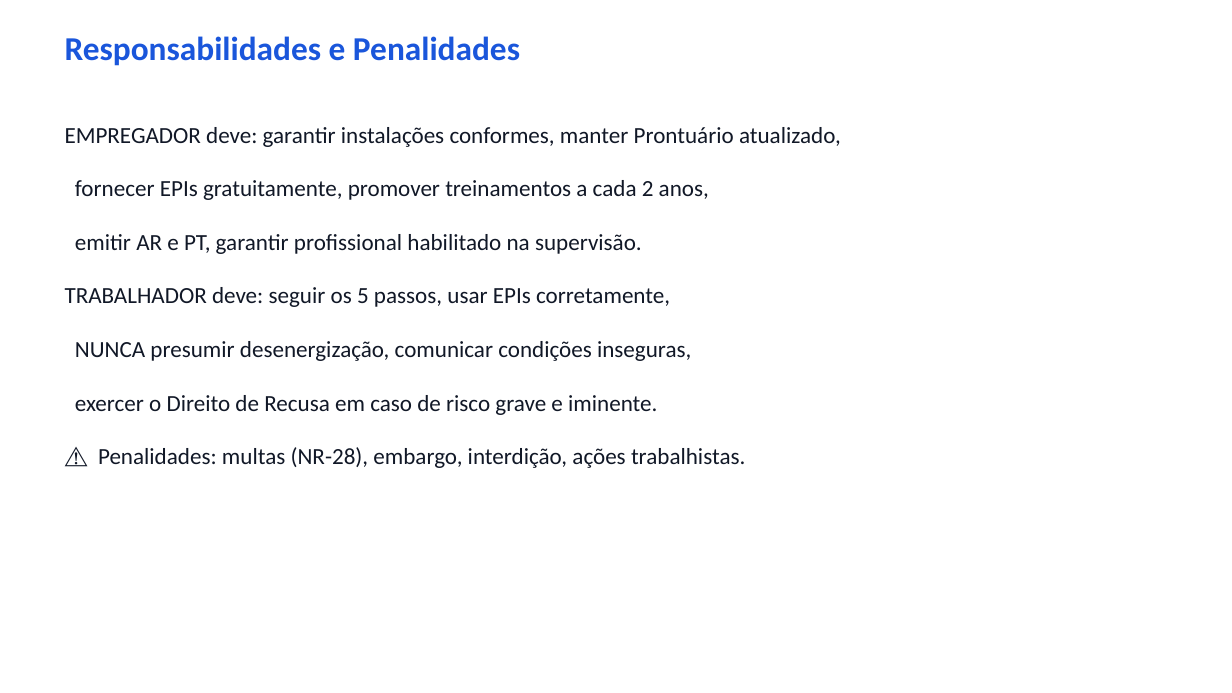
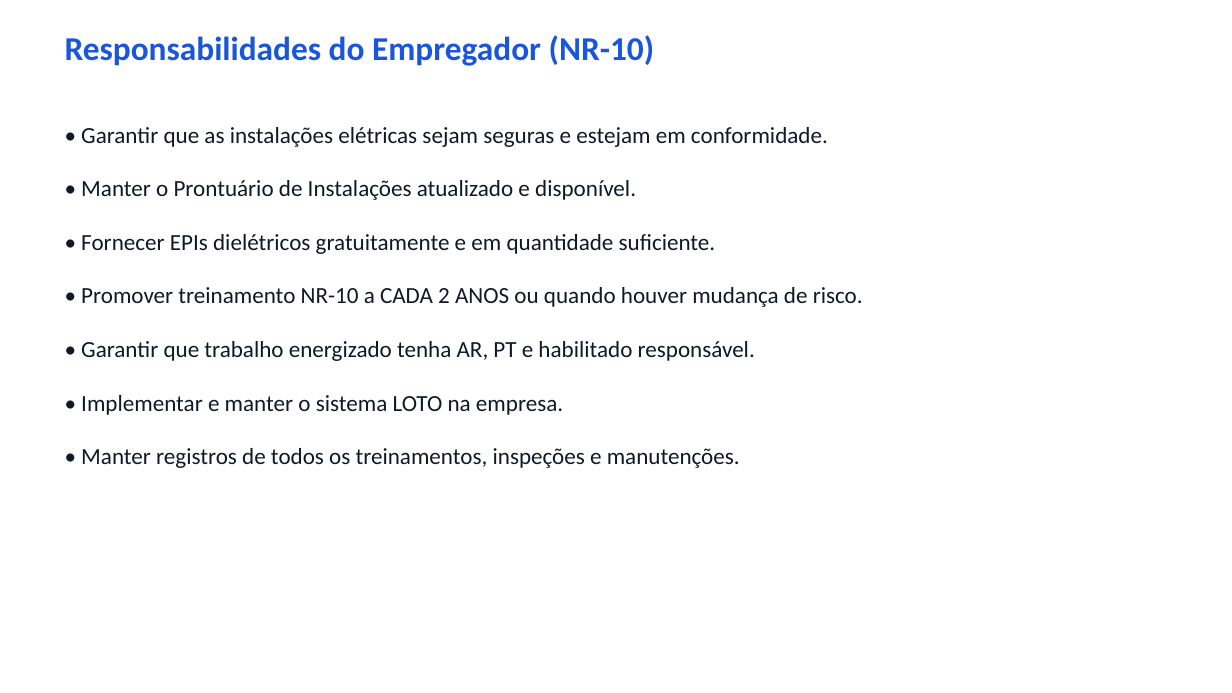
Before and after one commit to sanicolauvix/quiz-nr, a slide deck: slide 13 of 04_NR10.pptx (slide 9 before the commit). Drawn at 1232x693 pixels with LibreOffice and Linux fonts; fonts in the diff are those of the drawing. Boxes give left, top, right and bottom in pixels: in the first picture for what was removed or moved away, otherwise in the second. Text is boxed around its words. In the diff, an @@ line names an element or a change of style, - is before the commit and + after.

```diff
--- a/04_NR10.pptx
+++ b/04_NR10.pptx
@@ text at [65, 35, 655, 66]: text changed @@
-Responsabilidades e Penalidades
+Responsabilidades do Empregador (NR-10)
@@ text at [81, 127, 828, 147]: text changed @@
-EMPREGADOR deve: garantir instalações conformes, manter Prontuário atualizado,
+• Garantir que as instalações elétricas sejam seguras e estejam em conformidade.
@@ text at [81, 180, 636, 200]: text changed @@
-fornecer EPIs gratuitamente, promover treinamentos a cada 2 anos,
+• Manter o Prontuário de Instalações atualizado e disponível.
@@ text at [81, 234, 716, 254]: text changed @@
-emitir AR e PT, garantir profissional habilitado na supervisão.
+• Fornecer EPIs dielétricos gratuitamente e em quantidade suficiente.
@@ text at [81, 287, 863, 307]: text changed @@
-TRABALHADOR deve: seguir os 5 passos, usar EPIs corretamente,
+• Promover treinamento NR-10 a CADA 2 ANOS ou quando houver mudança de risco.
@@ text at [81, 341, 755, 361]: text changed @@
-NUNCA presumir desenergização, comunicar condições inseguras,
+• Garantir que trabalho energizado tenha AR, PT e habilitado responsável.
@@ text at [81, 395, 563, 415]: text changed @@
-exercer o Direito de Recusa em caso de risco grave e iminente.
+• Implementar e manter o sistema LOTO na empresa.
@@ text at [81, 448, 740, 468]: text changed @@
-⚠️ Penalidades: multas (NR-28), embargo, interdição, ações trabalhistas.
+• Manter registros de todos os treinamentos, inspeções e manutenções.
```
Also in this commit, not shown: 8 other slides changed, 6 slides added, 1 slide removed, 7 other files.
